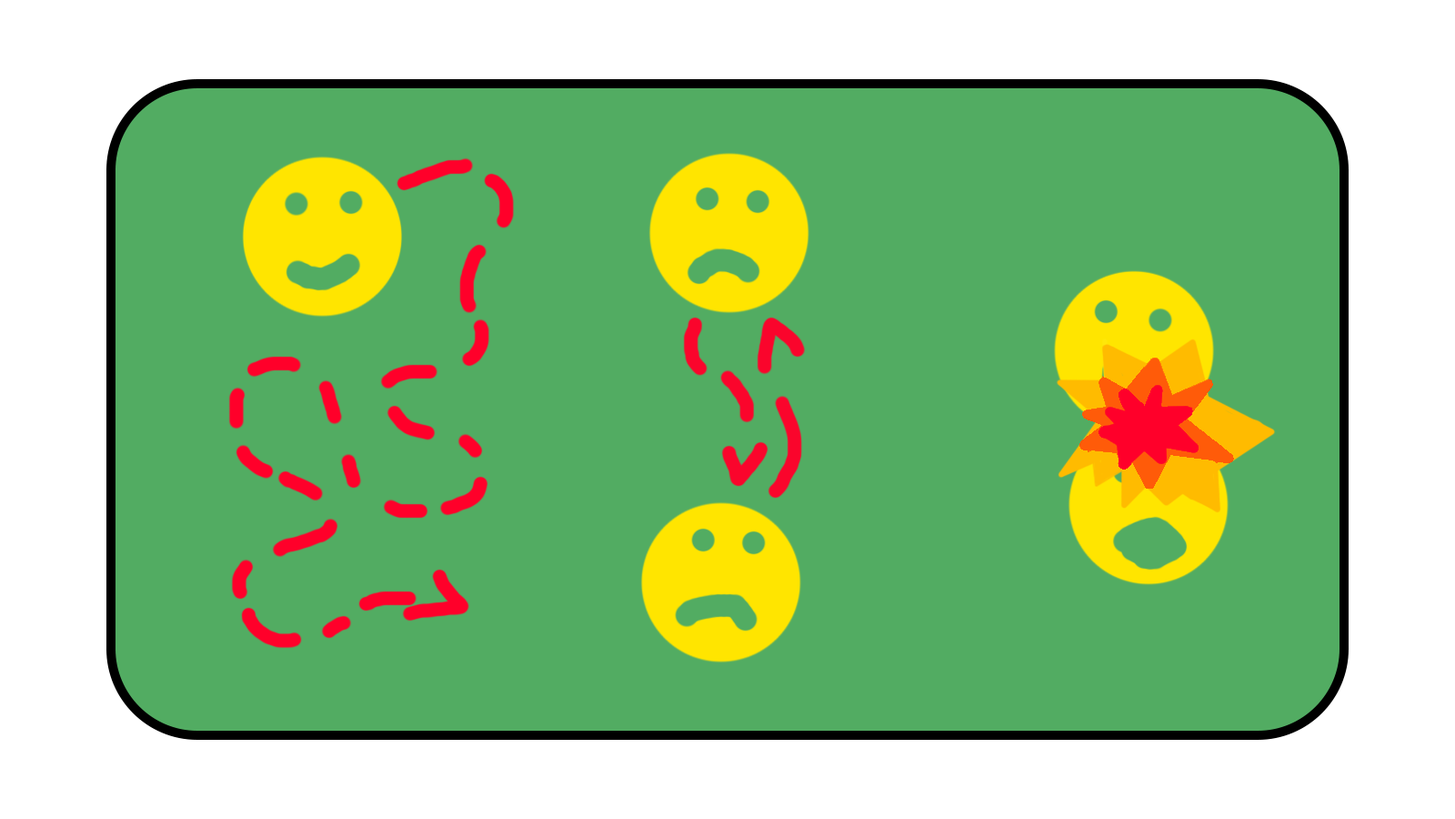
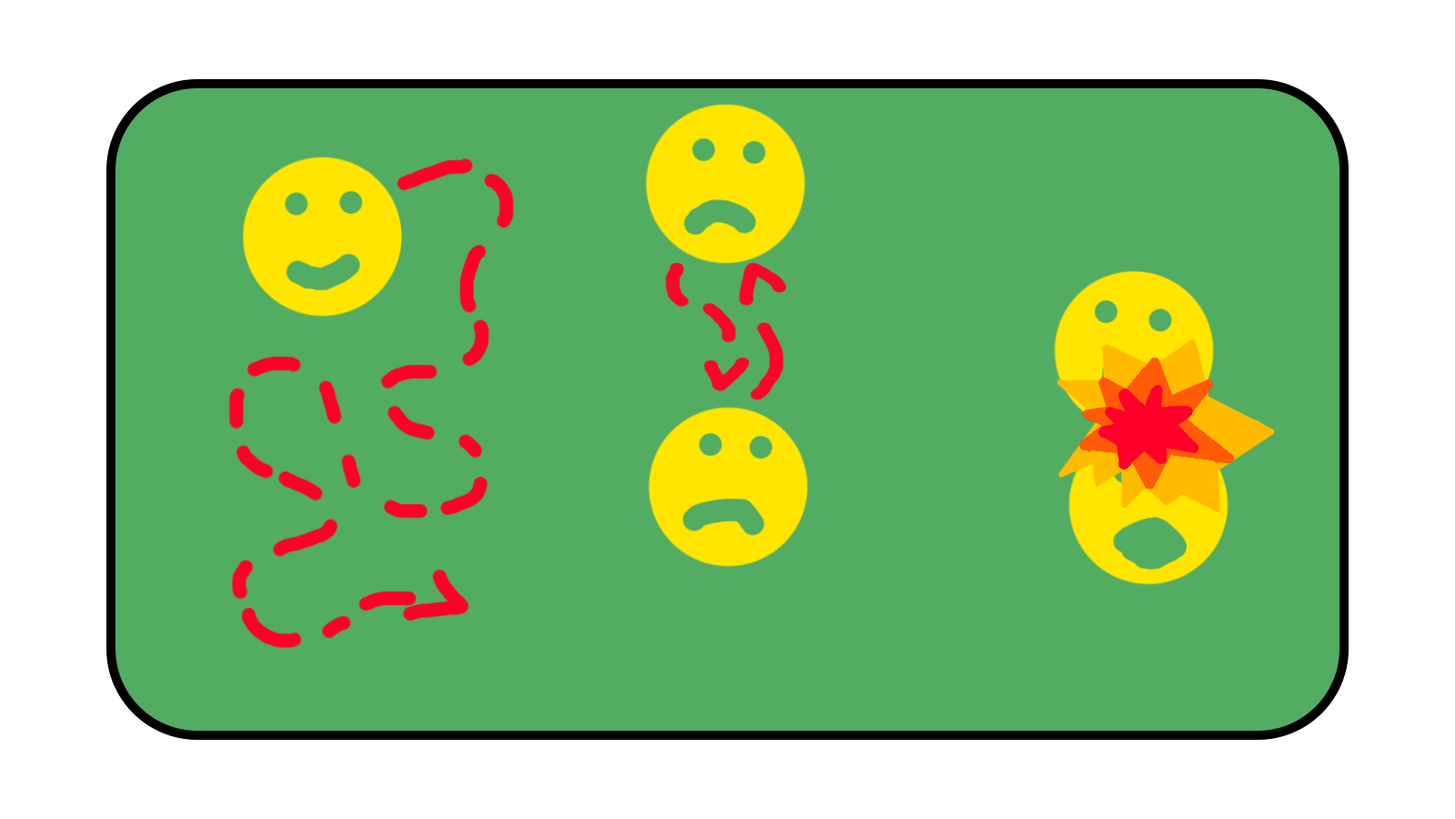
Revision of a layered (1455, 819) image; what changed, layer by layer:
painted on "Слой 0 копия 3" over [640, 102, 810, 664]
